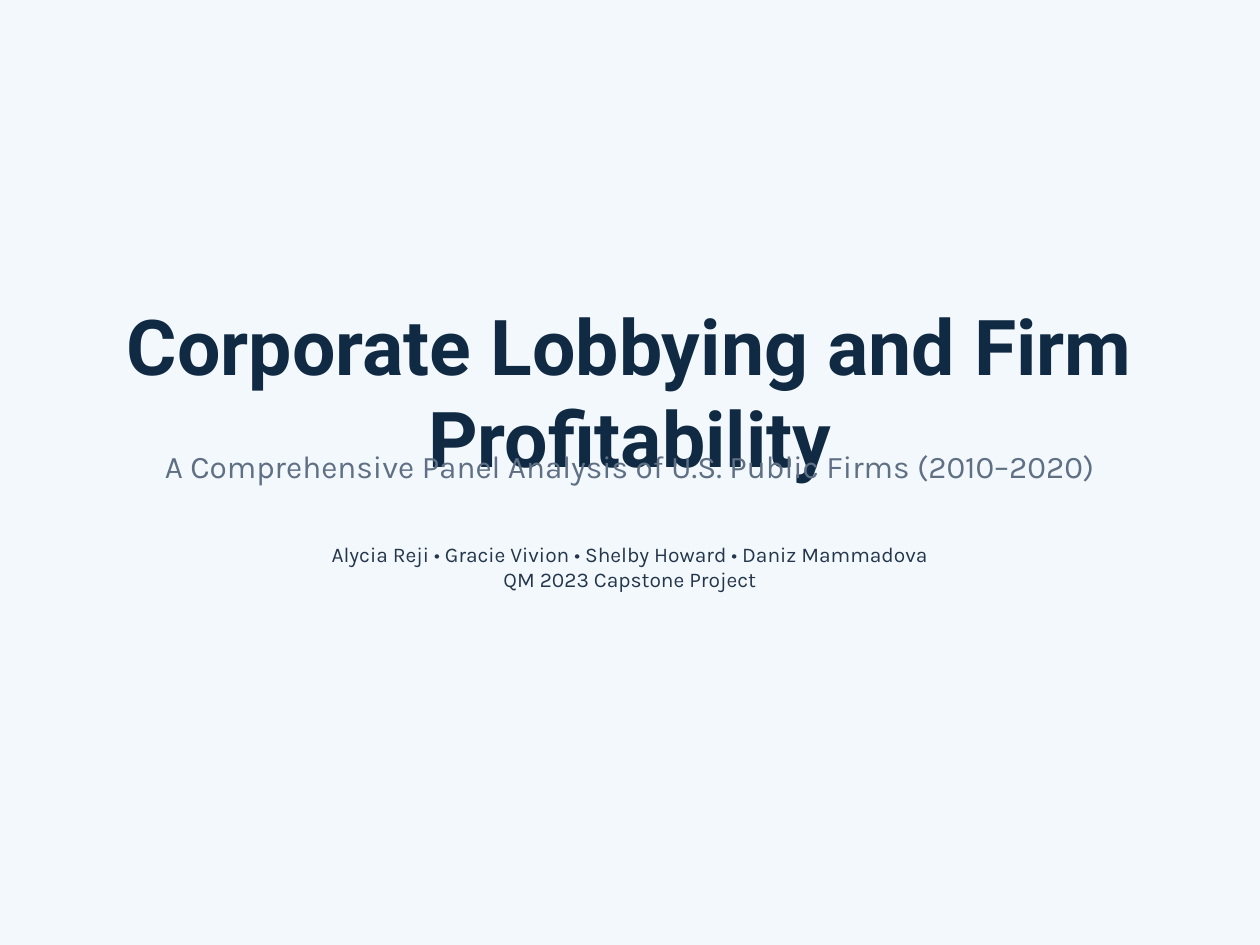
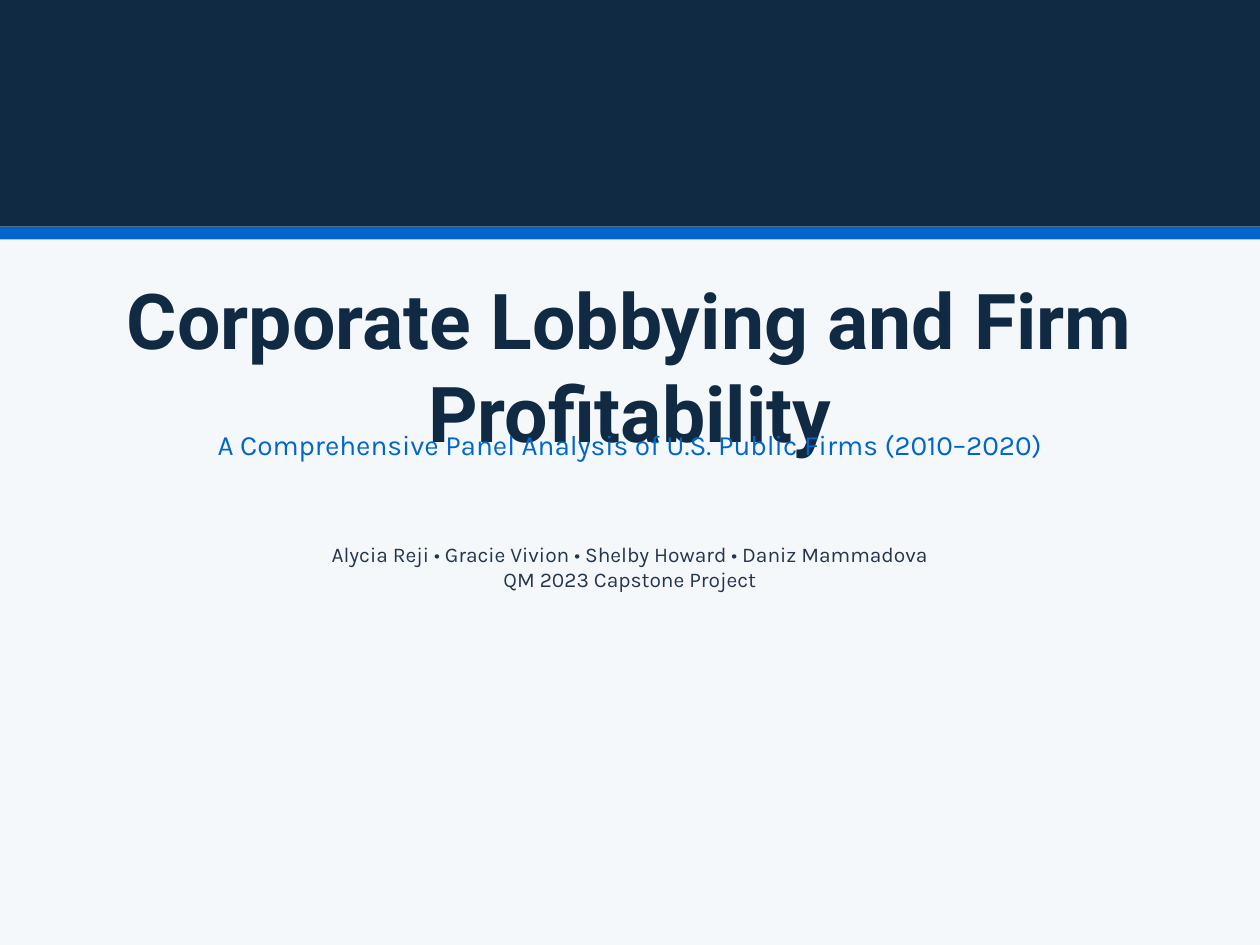
Before and after one commit to Dr-Seagraves/qm2023-capstone-silly-geese, a slide deck: slide 1 of results/reports/Capstone_Research_Presentation.pptx. Drawn at 1260x945 pixels with LibreOffice and Linux fonts; fonts in the diff are those of the drawing. Boxes give left, top, right and bottom in pixels: in the first picture for what was removed or moved away, otherwise in the second. Text is boxed around its words. In the diff, an @@ line names an element or a change of style, - is before the commit and + after.

Commit message:
Enhance presentation with modern navy/light blue design and improved visual cohesion

```diff
--- a/results/reports/Capstone_Research_Presentation.pptx
+++ b/results/reports/Capstone_Research_Presentation.pptx
@@ background #F3F8FD to #F5F8FB @@
@@ rectangle added at <box>0,0,1260,227</box>, fill #102A43 @@
@@ rectangle added at <box>0,227,1260,239</box>, fill #0066CC @@
@@ text "Corporate Lobbying and Firm Profitability": place and size @@
-text "Corporate Lobbying and Firm Profitability" at <box>127,317,1131,485</box>
+text "Corporate Lobbying and Firm Profitability" at <box>127,291,1131,460</box>
@@ text "A Comprehensive Panel Analysis of ...": place and size @@
-text "A Comprehensive Panel Analysis of ..." at <box>165,450,1094,486</box>
+text "A Comprehensive Panel Analysis of ..." at <box>218,429,1042,461</box>
@@ text "A Comprehensive Panel Analysis of ..." at <box>218,429,1042,461</box>: size 18 to 16 pt, text colour #5F7084 to #0066CC @@
```
Also in this commit, not shown: 10 other slides changed, 2 slides added, 2 slides removed, 1 other file.
